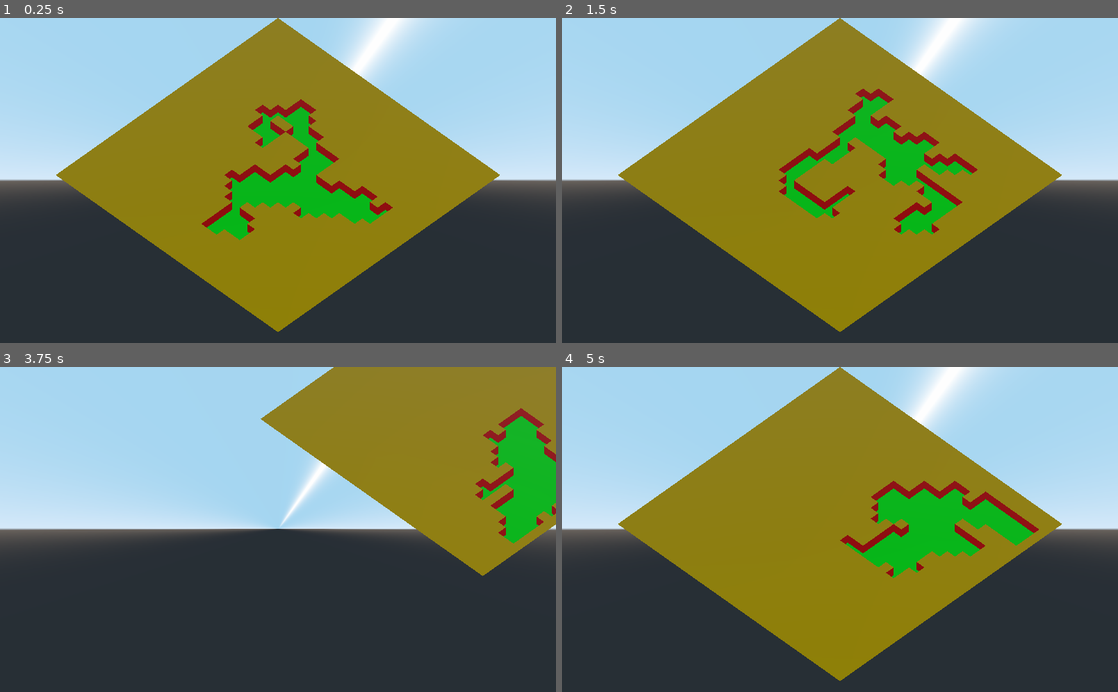
Above: before the commit, frames 1-4 (two rows, left to right).
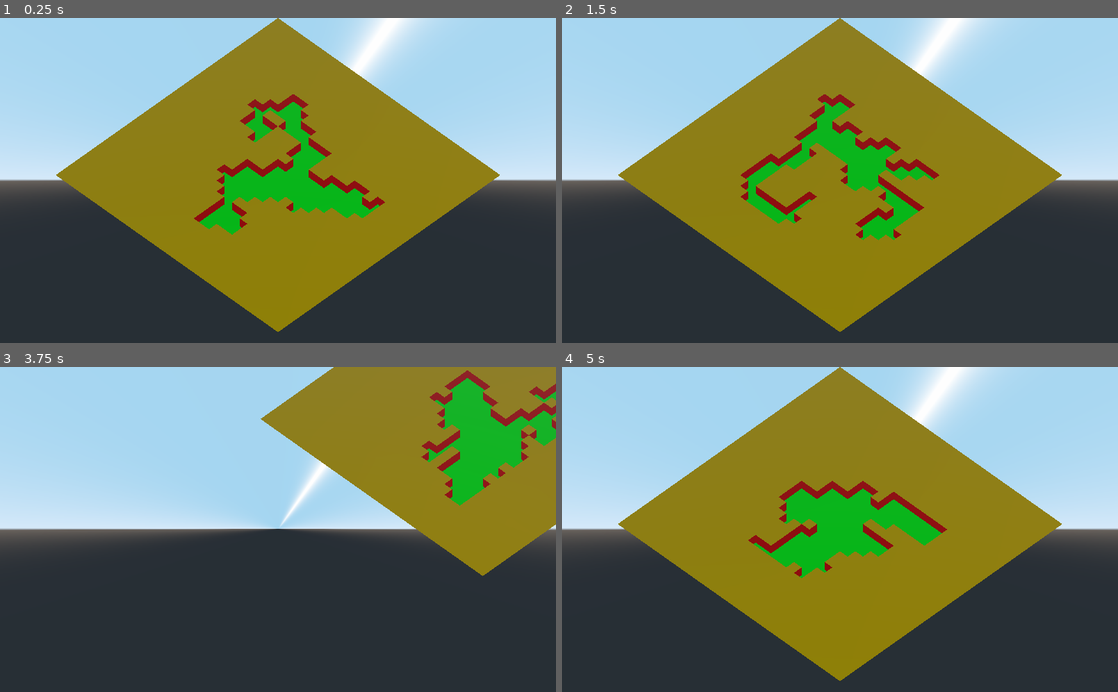
Above: after the commit, the same moments.

Repository: magnanix-dev/GoGodotGameJam3
Game: Godot game, scene res://assets/scenes/world/Generator.tscn
Same seed, same stepped clock (60 frames per second), same inputs: the game is played once before the commit and once after it.
Inputs (mouse positions are in pixels of both pictures, inside the frame that each line leads up to):
- Up to frame 1 (0.25 s): no input
- Up to frame 2 (1.5 s): tap Enter (ui_accept) at 0.5, 0.77, 1.25 s; move the mouse to (962, 164) at 0.52 s; hold D 0.53-1.25 s; tap Q at 0.6 s; click (962, 164) at 0.67 s; drag from (728, 196) to (812, 245) at 1.27 s
- Up to frame 3 (3.75 s): tap Enter (ui_accept) at 2, 3.5 s; move the mouse to (333, 458) at 2.02 s; hold D 2.03-2.75 s; tap Q at 2.1, 3.6 s; drag from (250, 594) to (111, 480) at 2.77 s; move the mouse to (444, 578) at 3.52 s; hold A from 3.53 s (still down)
- Up to frame 4 (5 s): tap Enter (ui_accept) at 3.77, 4.25 s; release A at 4.25 s; drag from (673, 480) to (756, 448) at 4.27 s

The runs differ from the first frame. In frame 1, 3.3% of the frame differs, in the area x 34-71%, y 23-69%; in frame 2, 8.2%, in the area x 32-75%, y 21-69%; in frame 3, 6.5%; in frame 4, 8.1%.

Commit message:
Adjust the generator to ensure that the level is generated in the center of the mesh, instead of being offset.

Diff:
--- a/assets/scripts/world/Generator.gd
+++ b/assets/scripts/world/Generator.gd
@@ -45,7 +45,7 @@
 
 func generate_map():
 	generate = true
-	grid = array2d(size.x, size.y, tile.ceiling)
+	grid = array2d(size.x, size.y, tile.none)
 	var midpoint = Vector2(ceil(size.x/2), ceil(size.y/2))
 	var walkers = []
 	var removal = []
@@ -80,11 +80,23 @@
 	if count_ground() <= ground_minimum:
 		print("Failed! - Restarting!")
 		yield(generate_map(), "completed")
+	var _x = Vector2(-1, -1)
+	var _y = Vector2(-1, -1)
 	for x in range(1, size.x-1):
 		for y in range(1, size.y-1):
-			if grid[x][y] == tile.none:
-				if grid[x-1][y-1] == tile.ground || grid[x][y-1] == tile.ground || grid[x+1][y-1] == tile.ground || grid[x-1][y] == tile.ground || grid[x+1][y] == tile.ground || grid[x-1][y+1] == tile.ground || grid[x][y+1] == tile.ground || grid[x+1][y+1] == tile.ground:
-					grid[x][y] = tile.ceiling
+			if grid[x][y] != tile.none:
+				if x <= _x.x or _x.x == -1: _x.x = x
+				if x >= _x.y or _x.y == -1: _x.y = x
+				if y <= _y.x or _y.x == -1: _y.x = y
+				if y >= _y.y or _y.y == -1: _y.y = y
+	var xdiff = floor((size.x - (_x.y - _x.x))/2) - _x.x
+	var ydiff = floor((size.y - (_y.y - _y.x))/2) - _y.x
+	var regrid = array2d(size.x, size.y, tile.ceiling)
+	for x in range(1, size.x-1):
+		for y in range(1, size.y-1):
+			if grid[x][y] != tile.none:
+				regrid[xdiff+x][ydiff+y] = grid[x][y]
+	grid = regrid
 	yield(get_tree(), "idle_frame")
 
 func build_map():
